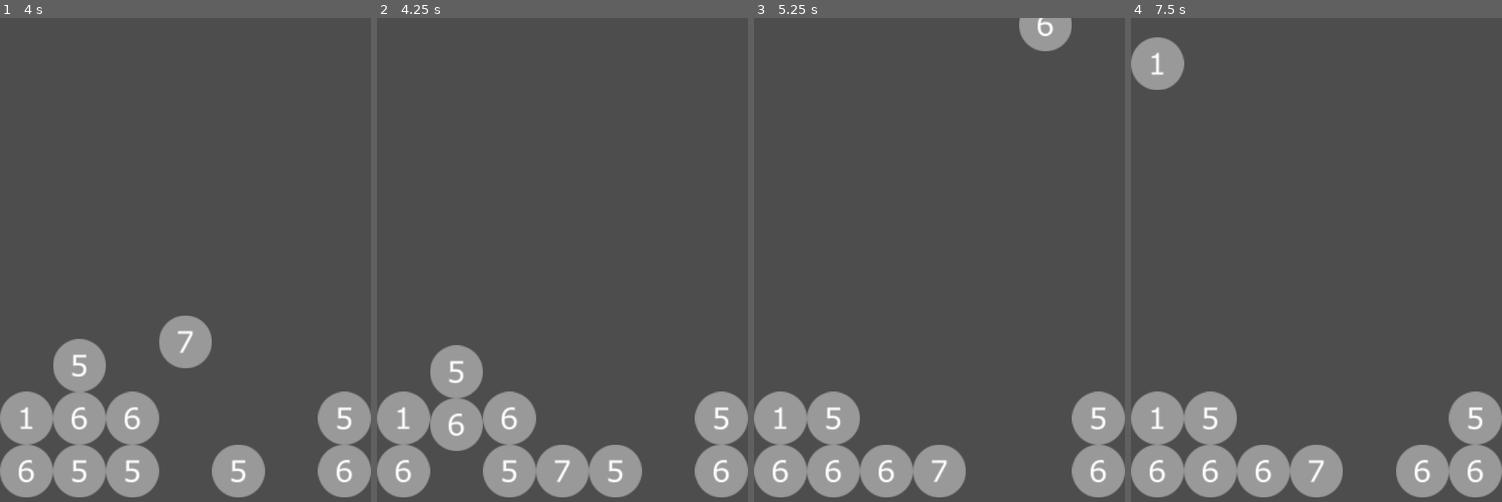
Above: before the commit, frames 1-4 (left to right).
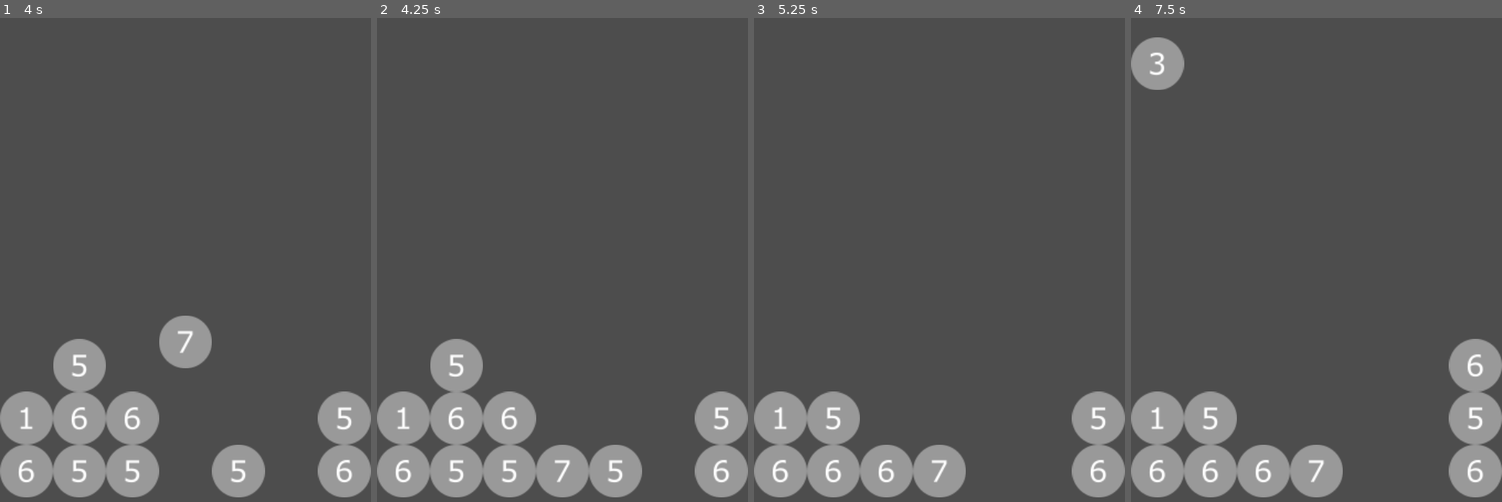
Above: after the commit, the same moments.

Repository: khkwan0/drop7_clone
Game: Godot game, scene res://main.tscn
Two runs of this game, one before a commit and one after it. Both use one fixed random seed, a clock stepped at 60 frames per second and the inputs below.
Inputs (mouse positions are in pixels of both pictures, inside the frame that each line leads up to):
- Up to frame 1 (4 s): move the mouse to (267, 269) at 0.52 s; click (267, 269) at 0.6 s; tap Enter at 1.25 s; move the mouse to (111, 322) at 1.27 s; tap 1 (key1) at 1.35 s; move the mouse to (222, 172) at 2.02 s; tap 2 (key2) at 2.1 s; tap Space at 2.75 s; move the mouse to (166, 410) at 2.77 s; tap 3 (key3) at 2.85 s; move the mouse to (296, 381) at 3.52 s; tap 4 (key4) at 3.6 s
- Up to frame 2 (4.25 s): no input
- Up to frame 3 (5.25 s): move the mouse to (828, 211) at 4.27 s; tap 5 (key5) at 4.35 s; tap Enter at 5 s; move the mouse to (958, 298) at 5.02 s; tap 6 (key6) at 5.1 s
- Up to frame 4 (7.5 s): move the mouse to (1260, 158) at 5.77 s; tap 7 (key7) at 5.85 s; move the mouse to (1398, 269) at 6.52 s; click (1398, 269) at 6.6 s; tap Space at 7.25 s; move the mouse to (1242, 322) at 7.27 s; tap 1 (key1) at 7.35 s

Frame 1 is identical in both runs. In frame 2, 2.1% of the frame differs, in the area x 14-29%, y 66-100%; in frame 3, 0.8%; in frame 4, 2.6%, in the area x 5-100%, y 7-100%.

Commit message:
feat:

Diff:
--- /dev/null
+++ b/chip.gd
@@ -0,0 +1,24 @@
+extends RigidBody2D
+
+var _scale = Vector2(1, 1)
+# Called when the node enters the scene tree for the first time.
+func _ready():
+	pass
+
+
+# Called every frame. 'delta' is the elapsed time since the previous frame.
+func _process(delta):
+	pass
+
+func _set_scale(__scale):
+	_scale = __scale
+	$Sprite2D.scale = _scale
+
+
+func _set_collision(__extents):
+	$CollisionShape2D.shape.extents = __extents
+
+func explode():
+	for i in 5:
+		$Sprite2D.scale = Vector2(_scale.x + (i / 5), _scale.y + (i / 5))
+		await get_tree().create_timer(0.01).timeout
--- a/chip.tscn
+++ b/chip.tscn
@@ -1,5 +1,6 @@
-[gd_scene load_steps=3 format=3 uid="uid://dc1e42ds7xliw"]
+[gd_scene load_steps=4 format=3 uid="uid://dc1e42ds7xliw"]
 
+[ext_resource type="Script" path="res://chip.gd" id="1_2rsxm"]
 [ext_resource type="Texture2D" uid="uid://bsq73jfc6jdjc" path="res://art/chip.png" id="1_8itjn"]
 
 [sub_resource type="RectangleShape2D" id="RectangleShape2D_6s1wy"]
@@ -10,6 +11,7 @@
 can_sleep = false
 lock_rotation = true
 linear_velocity = Vector2(0, 22)
+script = ExtResource("1_2rsxm")
 metadata/_edit_group_ = true
 
 [node name="Sprite2D" type="Sprite2D" parent="."]
--- a/main.gd
+++ b/main.gd
@@ -13,7 +13,15 @@
 var current_value = rng.randi_range(1, max_chip_value)
 
 var chip = preload("res://chip.tscn")
-var chip_texture = [preload("res://art/chip1.png"), preload("res://art/chip2.png"), preload("res://art/chip3.png"), preload("res://art/chip4.png"), preload("res://art/chip5.png"), preload("res://art/chip6.png"), preload("res://art/chip7.png")]
+var chip_texture = [
+	preload("res://art/chip1.png"),
+	preload("res://art/chip2.png"),
+	preload("res://art/chip3.png"),
+	preload("res://art/chip4.png"),
+	preload("res://art/chip5.png"),
+	preload("res://art/chip6.png"),
+	preload("res://art/chip7.png")
+]
 
 var lane_width
 var mode = 'blitz'
@@ -21,8 +29,8 @@
 func spawn_chip(val, col, height):
 	var tile = chip.instantiate()
 	tile.get_node("Sprite2D").texture = chip_texture[val]
-	tile.get_node("Sprite2D").scale = Vector2(lane_width / 48, lane_width / 48)
-	tile.get_node("CollisionShape2D").shape.extents = Vector2(lane_width / 2, lane_width / 2)
+	tile._set_scale(Vector2(lane_width / 48, lane_width / 48))
+	tile._set_collision(Vector2(lane_width / 2, lane_width / 2))
 	tile.position = Vector2(lane_width * col + lane_width/2, -1 * height)
 	add_child(tile)
 	return tile
@@ -61,67 +69,11 @@
 			clear_count = scan_and_clear()
 
 		row = height - 1
-		for i in width:
-			print(board[i])
 		while row >= 0:
 			for col in width:
 				if board[col][row].val != 0:
 					board[col][row].chip = spawn_chip(board[col][row].val - 1, col, -1 * row)
 			row -= 1
-		"""
-		var total_amount = rng.randi_range(max_chip_value,max_chip_value * 2)
-		var row = height - 1
-		var col = 0
-		# lay down the first row
-		while col < width:
-			var run_length = rng.randi_range(0, width - col)
-			if run_length > 0:
-				var i = 0
-				while i < run_length:
-					var val = rng.randi_range(1, max_chip_value)
-					while val == run_length:
-						val = rng.randi_range(1, max_chip_value)
-					board[col + i][row].val = val
-					board[col + i][row].chip = spawn_chip(val - 1, col + i, height - row)
-					board[col + i][row].to_delete = false
-					await get_tree().create_timer(0.05).timeout
-					total_amount -= 1
-					i += 1
-				col += run_length + 1
-			else:
-				col += 1
-		# subsequent rows
-		while total_amount > 0:
-			# lay down the next row
-			col = 0
-			row -= 1
-			while col < width:
-				# check the chip below, make sure we dont
-				# spawn an immediately deletable chip
-				#
-				# only do sometihng if there is something below
-				# get the run length from the previous row...
-				if board[col][row + 1].val != 0:
-					var run_length = 0
-					var i = col
-					while i < width && board[i][row + 1].val != 0 && board[i][row + 1].val != height - row:
-						run_length += 1
-						i += 1
-					if run_length > 0:
-						for j in run_length:
-							var val = rng.randi_range(1, max_chip_value)
-							while (val == run_length) || (val == (height - row)):
-								val = rng.randi_range(1, max_chip_value)
-							board[col][row].val = val
-							board[col][row].chip = spawn_chip(val - 1, col, row)
-							board[col][row].to_delete = false
-							total_amount -= 1
-							col += 1
-					else:
-						col += 1
-				else:
-					col += 1
-		"""
 
 func coaelesce_column(col):
 	var coalesce_count = 0
@@ -238,6 +190,7 @@
 	for col in width:
 		for row in height:
 			if board[col][row].to_delete:
+				await board[col][row].chip.explode()
 				board[col][row].val = 0
 				board[col][row].chip.queue_free()
 				board[col][row].to_delete = false
